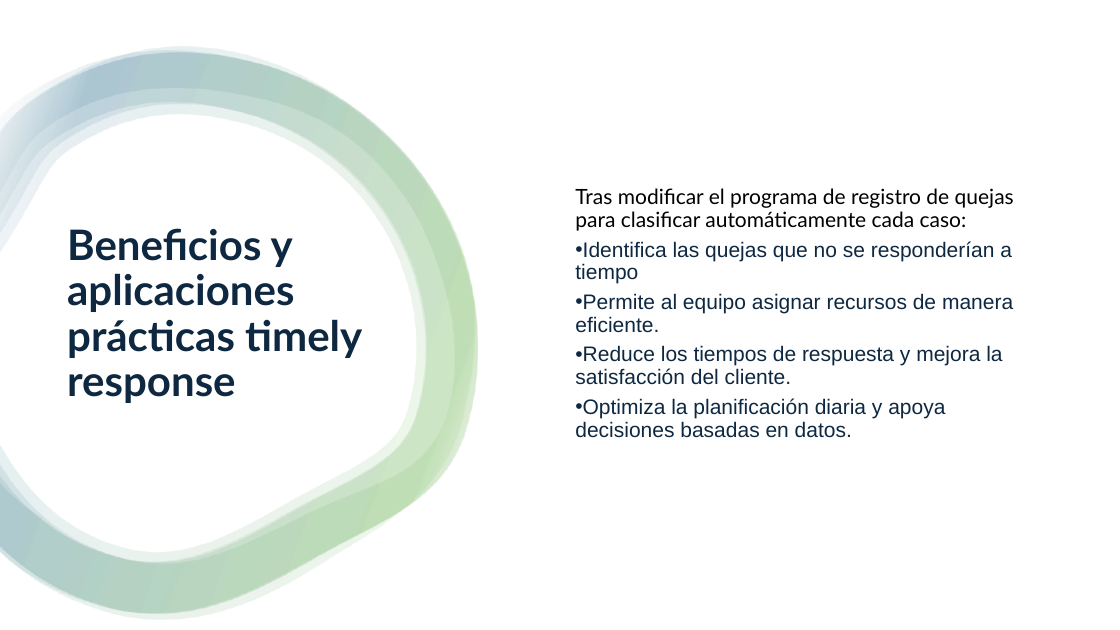
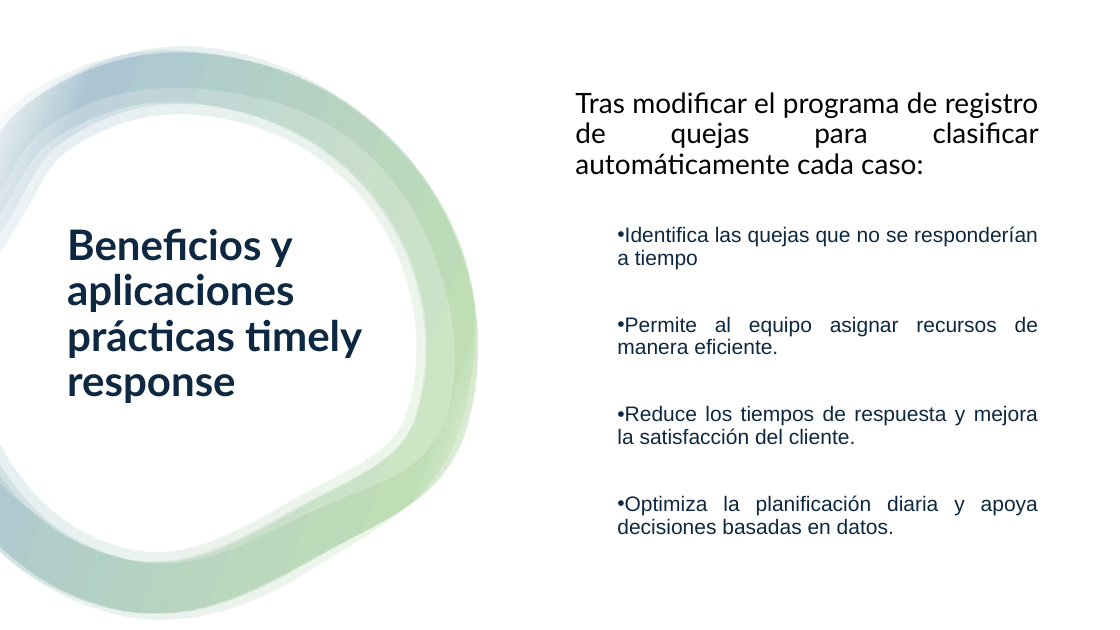
Before and after one commit to UnaiFam/Projecto-Final-ML, a slide deck: slide 4 of docs/Presentacion de negocio.pptx. Drawn at 1120x630 pixels with LibreOffice and Linux fonts; fonts in the diff are those of the drawing. Boxes give left, top, right and bottom in pixels: in the first picture for what was removed or moved away, otherwise in the second. Text is boxed around its words. In the diff, an @@ line names an element or a change of style, - is before the commit and + after.

```diff
--- a/docs/Presentacion de negocio.pptx
+++ b/docs/Presentacion de negocio.pptx
@@ text "Tras modificar el programa de ..." at box(575, 92, 1039, 535): size 18 to 24 pt in "Tras modificar el programa de registro de ..."; alignment left to justified; list level 1 to 2 in "Identifica las quejas que no ..."; list level 1 to 2 in "Permite al equipo asignar recursos ..."; list level 1 to 2 in "Reduce los tiempos de respuesta ..."; list level 1 to 2 in "Optimiza la planificación diaria y ..." @@
```
Also in this commit, not shown: 8 other slides changed, 1 slide removed, 9 other files.
